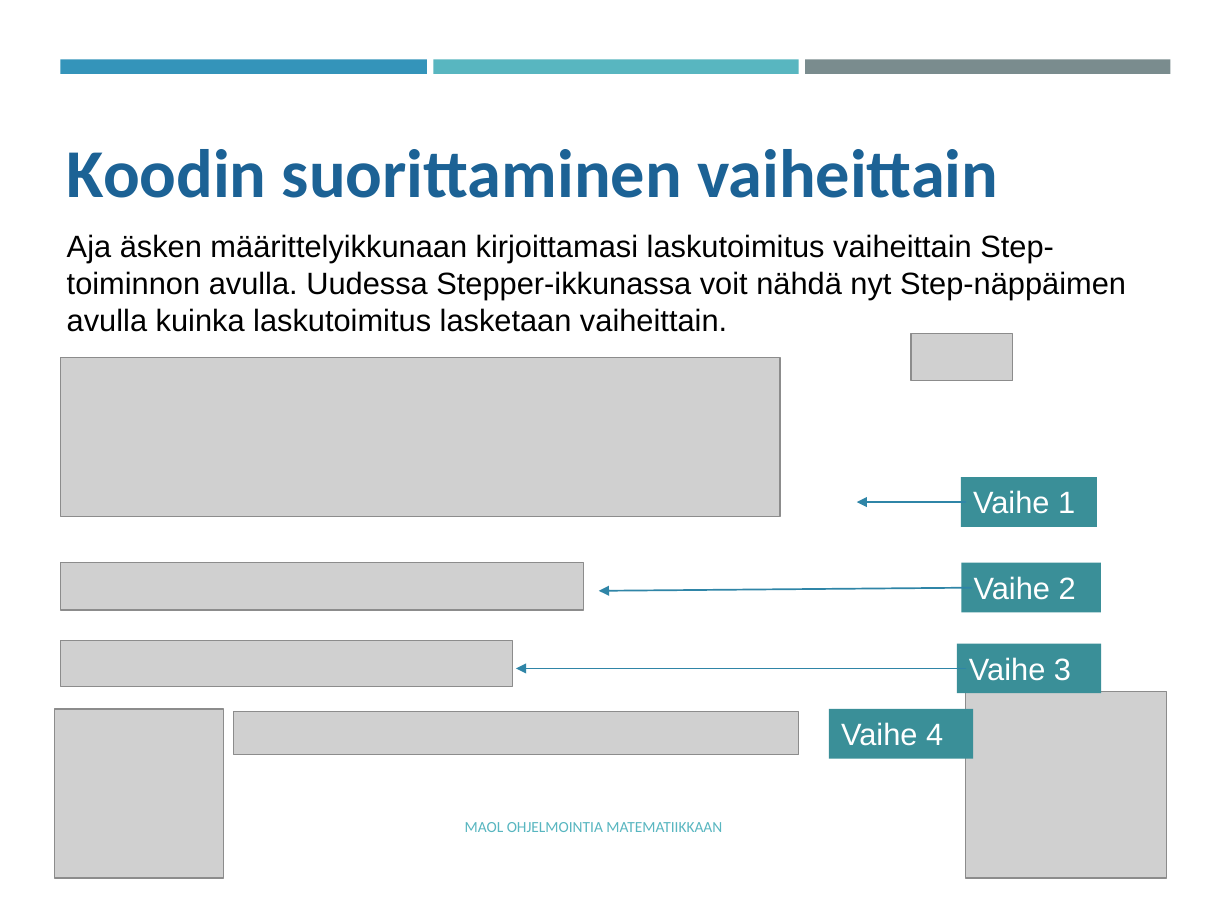
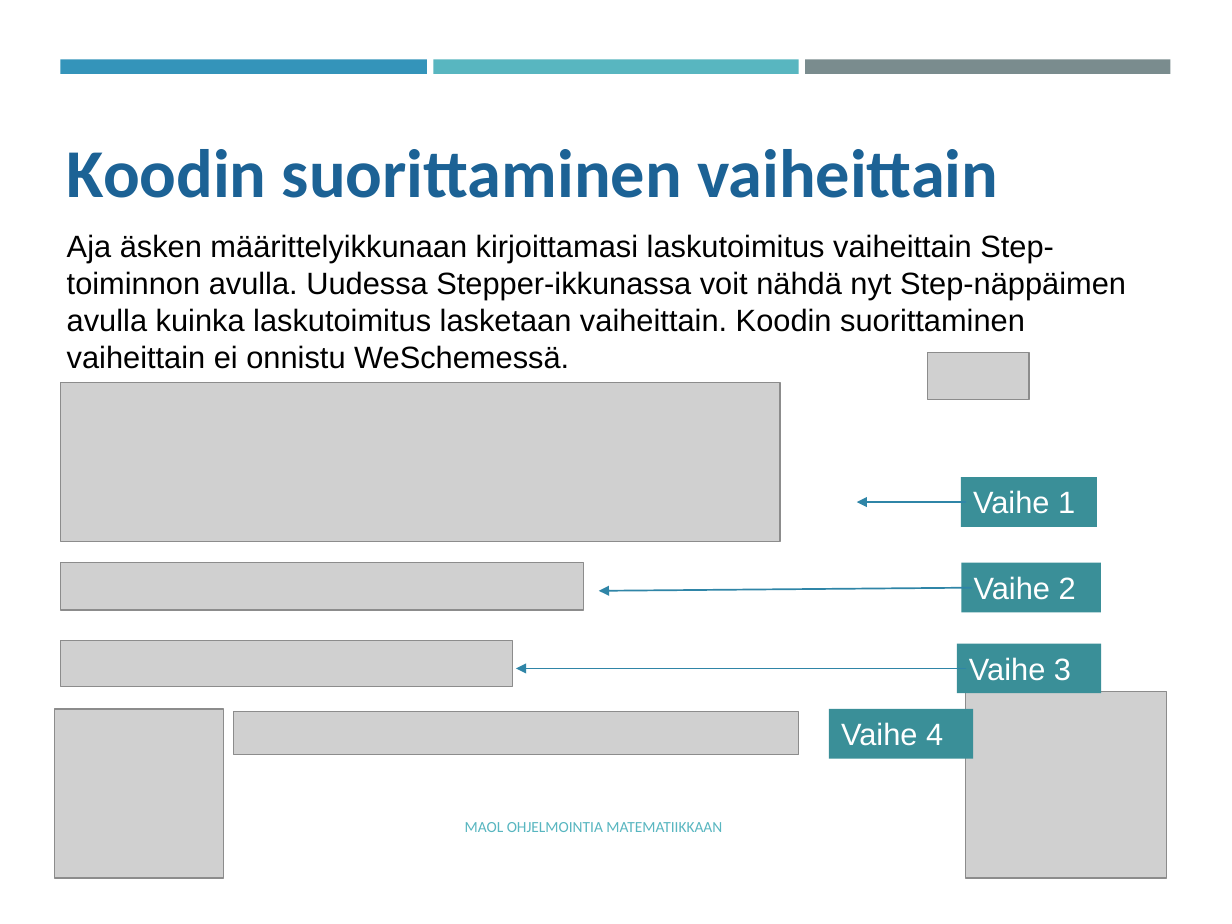
Before and after one commit to tyynetyyne/tyynetyyne.github.io, a slide deck: slide 17 of tehtavat/tiedostot/maol/power_point/Racket-MAOL-5-6-tutustuminen-ohjelmointiymparistoon.pptx (slide 18 before the commit). Drawn at 1232x924 pixels with LibreOffice and Linux fonts; fonts in the diff are those of the drawing; grey boxes stand for pictures. Boxes give left, top, right and bottom in pixels: in the first picture for what was removed or moved away, otherwise in the second. Text is boxed around its words. In the diff, an @@ line names an element or a change of style, - is before the commit and + after.

```diff
--- a/tehtavat/tiedostot/maol/power_point/Racket-MAOL-5-6-tutustuminen-ohjelmointiymparistoon.pptx
+++ b/tehtavat/tiedostot/maol/power_point/Racket-MAOL-5-6-tutustuminen-ohjelmointiymparistoon.pptx
@@ text at box(67, 234, 1126, 369): text changed @@
-Aja äsken määrittelyikkunaan kirjoittamasi laskutoimitus vaiheittain Step-toiminnon avulla. Uudessa Stepper-ikkunassa voit nähdä nyt Step-näppäimen avulla kuinka laskutoimitus lasketaan vaiheittain.
+Aja äsken määrittelyikkunaan kirjoittamasi laskutoimitus vaiheittain Step-toiminnon avulla. Uudessa Stepper-ikkunassa voit nähdä nyt Step-näppäimen avulla kuinka laskutoimitus lasketaan vaiheittain. Koodin suorittaminen vaiheittain ei onnistu WeSchemessä.
@@ picture: place and size @@
-picture at box(910, 334, 1013, 381)
+picture at box(928, 352, 1030, 399)
@@ picture: place and size @@
-picture at box(60, 357, 780, 516)
+picture at box(60, 382, 780, 541)
```
Also in this commit, not shown: 15 other slides changed.
